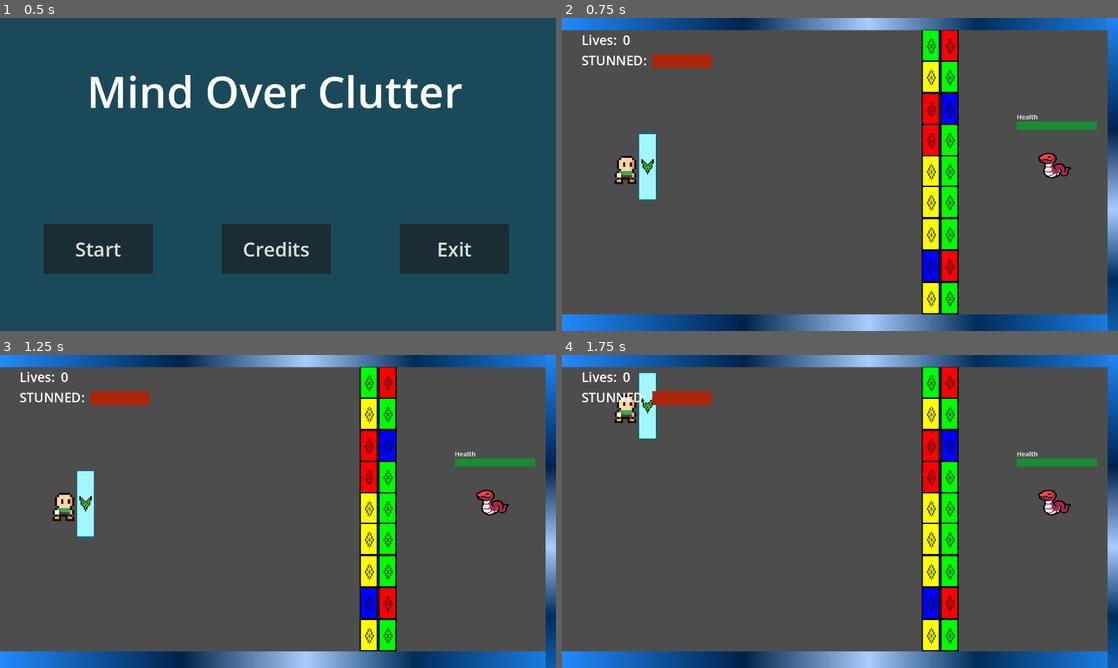
Above: before the commit, frames 1-4 (two rows, left to right).
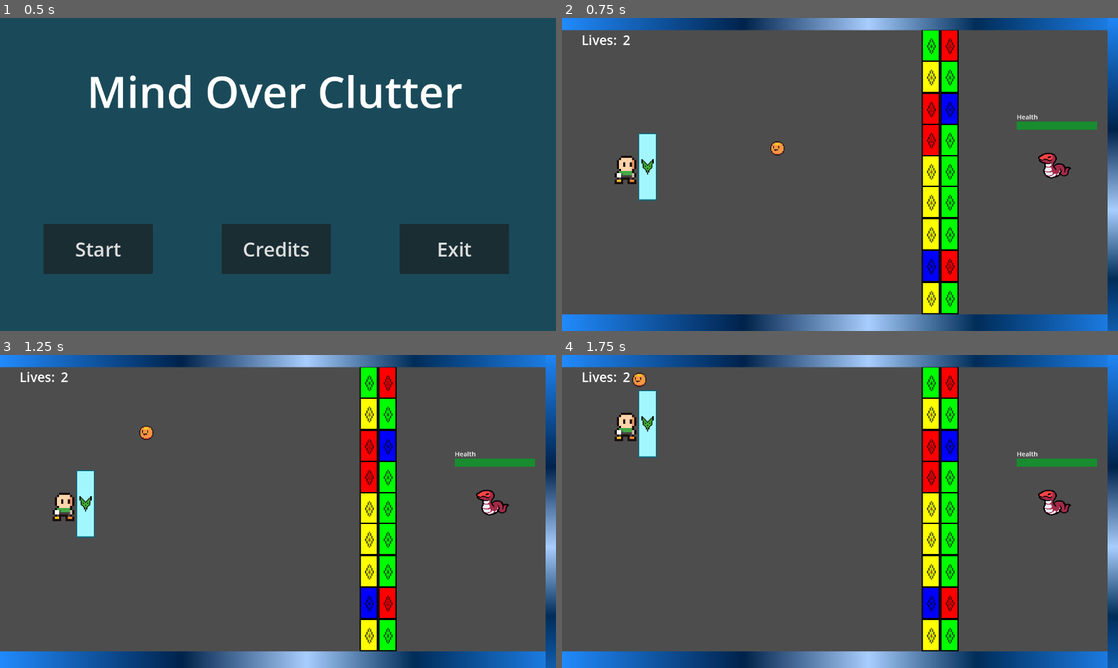
Above: after the commit, the same moments.

Repository: PoweredDevState/MindOverClutter
Game: Godot game, scene res://Scenes/Menus/main_menu.tscn
Same seed, same stepped clock (60 frames per second), same inputs: the game is played once before the commit and once after it.
Inputs:
- Up to frame 1 (0.5 s): no input
- Up to frame 2 (0.75 s): click "Start" at 0.5 s
- Up to frame 3 (1.25 s): no input
- Up to frame 4 (1.75 s): hold W (move_up) from 1.28 s (still down)

Frame 1 is identical in both runs. In frame 2, 0.8% of the frame differs, in the area x 3-40%, y 5-44%; in frame 3, 0.8%; in frame 4, 1.6%, in the area x 3-27%, y 5-33%.
Error before the commit: Parse Error: Identifier "GameManager" not declared in the current scope. (res://Scripts/ball_spawner.gd:9)

Commit message:
autoload

Diff:
--- a/project.godot
+++ b/project.godot
@@ -14,6 +14,10 @@
 run/main_scene="res://Scenes/Menus/main_menu.tscn"
 config/features=PackedStringArray("4.3", "Forward Plus")
 config/icon="res://icon.svg"
+
+[autoload]
+
+GameManager="*res://Scenes/game_manager.tscn"
 
 [display]
 
